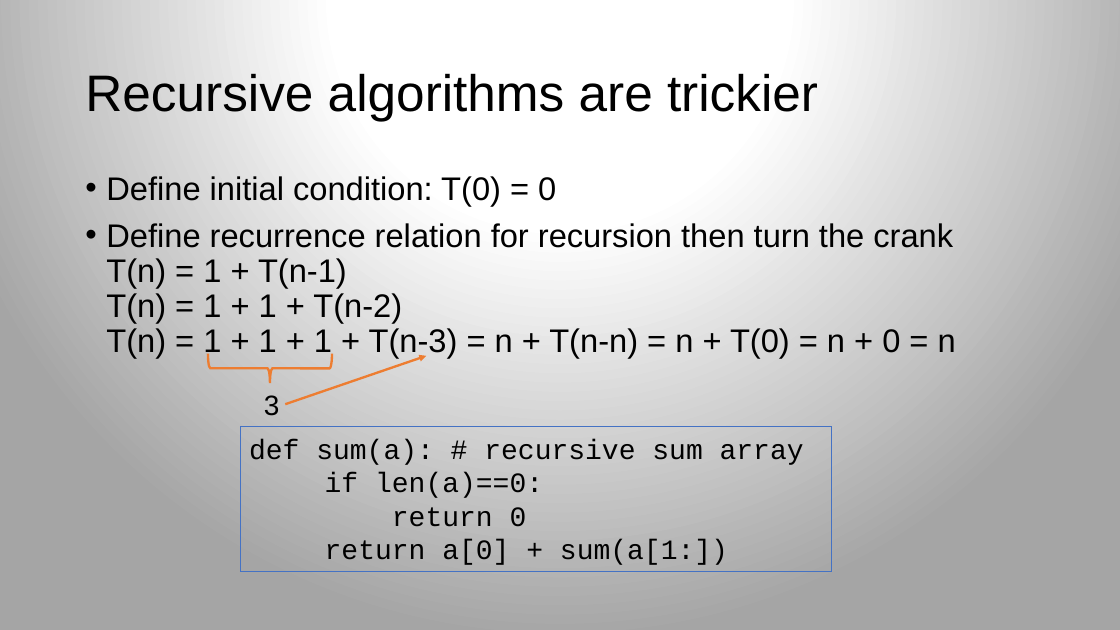
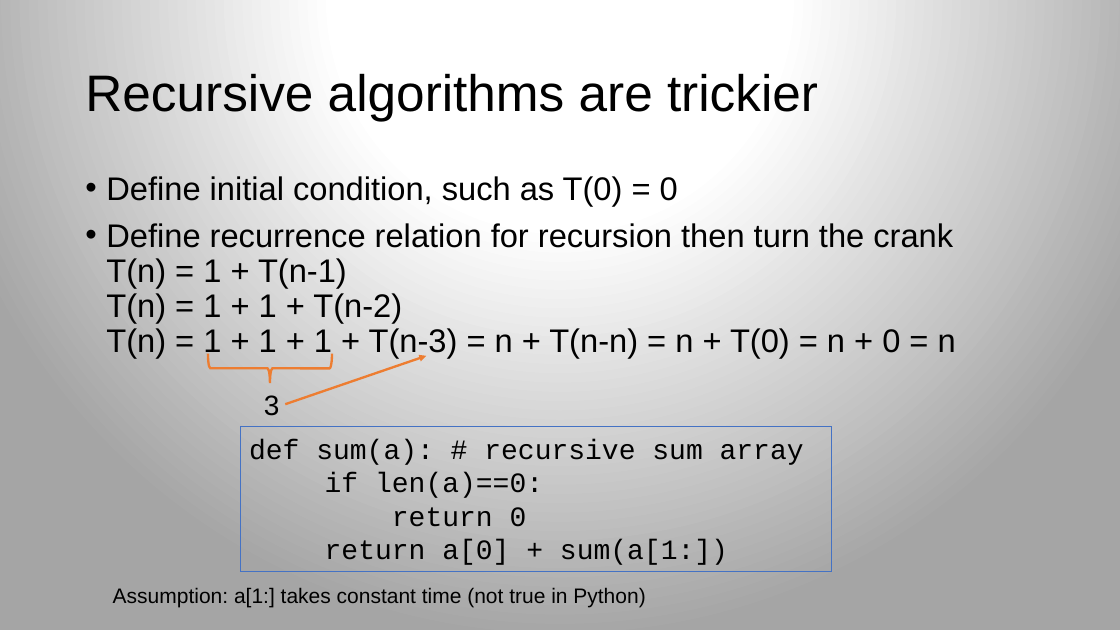
Before and after one commit to parrt/msds689, a slide deck: slide 13 of notes/complexity.pptx. Drawn at 1120x630 pixels with LibreOffice and Linux fonts; fonts in the diff are those of the drawing; background and template pictures are left out. Boxes give left, top, right and bottom in pixels: in the first picture for what was removed or moved away, otherwise in the second. Text is boxed around its words. In the diff, an @@ line names an element or a change of style, - is before the commit and + after.

```diff
--- a/notes/complexity.pptx
+++ b/notes/complexity.pptx
@@ text at [106,176,678,206]: text changed @@
-• Define initial condition: T(0) = 0
+• Define initial condition, such as T(0) = 0
@@ text added at [113,588,645,607], 18 pt, text #000000 @@
+Assumption: a[1:] takes constant time (not true in Python)
```
Also in this commit, not shown: 9 other slides changed, 2 slides added, 6 other files.
